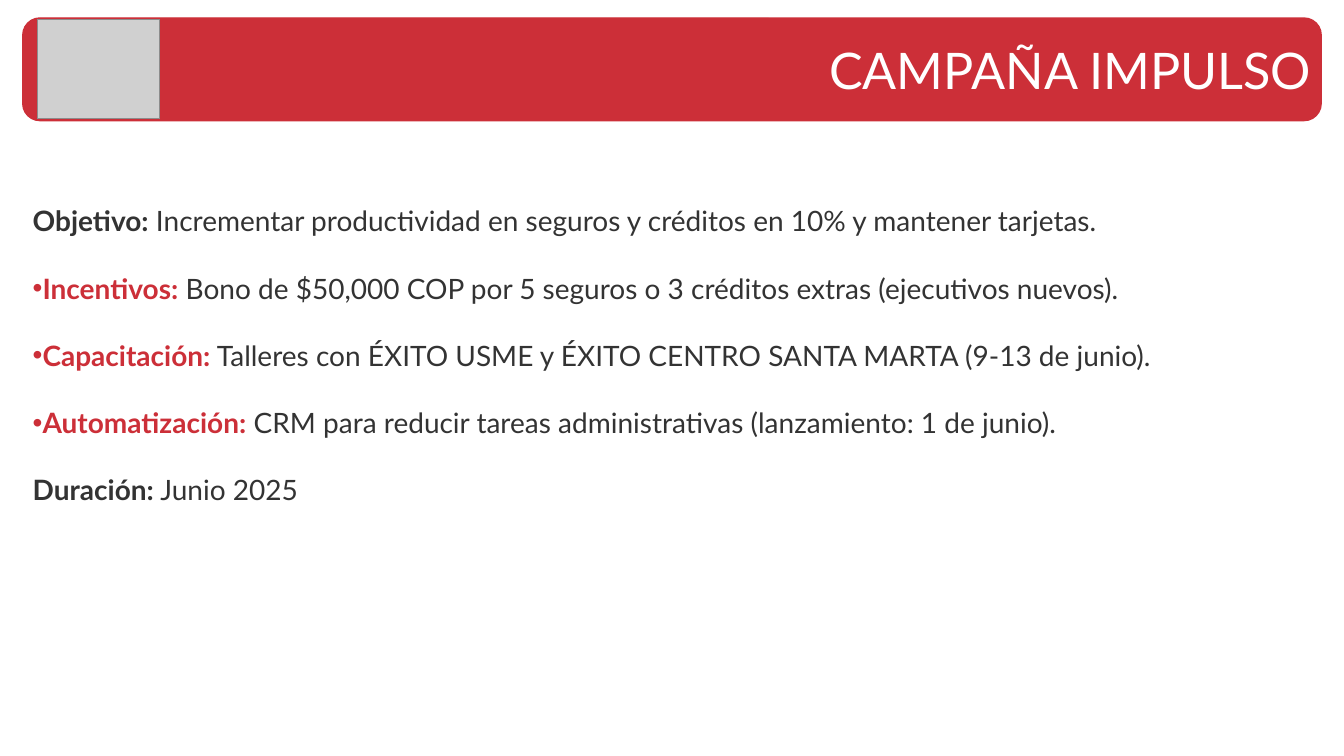
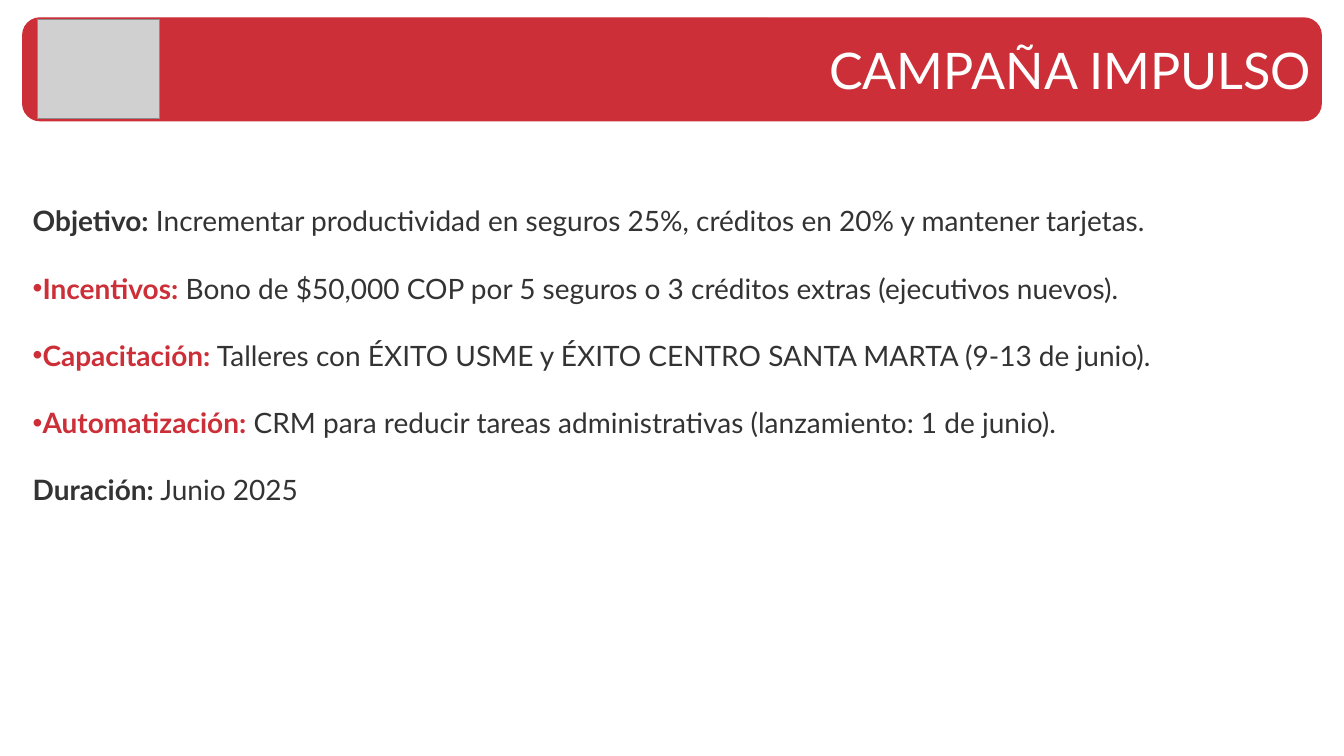
Before and after one commit to ringoquimico/presentacion-tuya, a slide deck: slide 8 of Presentacion - Análisis.pptx. Drawn at 1344x756 pixels with LibreOffice and Linux fonts; fonts in the diff are those of the drawing; grey boxes stand for pictures. Boxes give left, top, right and bottom in pixels: in the first picture for what was removed or moved away, otherwise in the second. Text is boxed around its words. In the diff, an @@ line names an element or a change of style, - is before the commit and + after.

```diff
--- a/Presentacion - Análisis.pptx
+++ b/Presentacion - Análisis.pptx
@@ text at [33, 210, 1144, 236]: text changed @@
-Objetivo: Incrementar productividad en seguros y créditos en 10% y mantener tarjetas.
+Objetivo: Incrementar productividad en seguros 25%, créditos en 20% y mantener tarjetas.
```
Also in this commit, not shown: 2 other slides changed, 3 other files.
